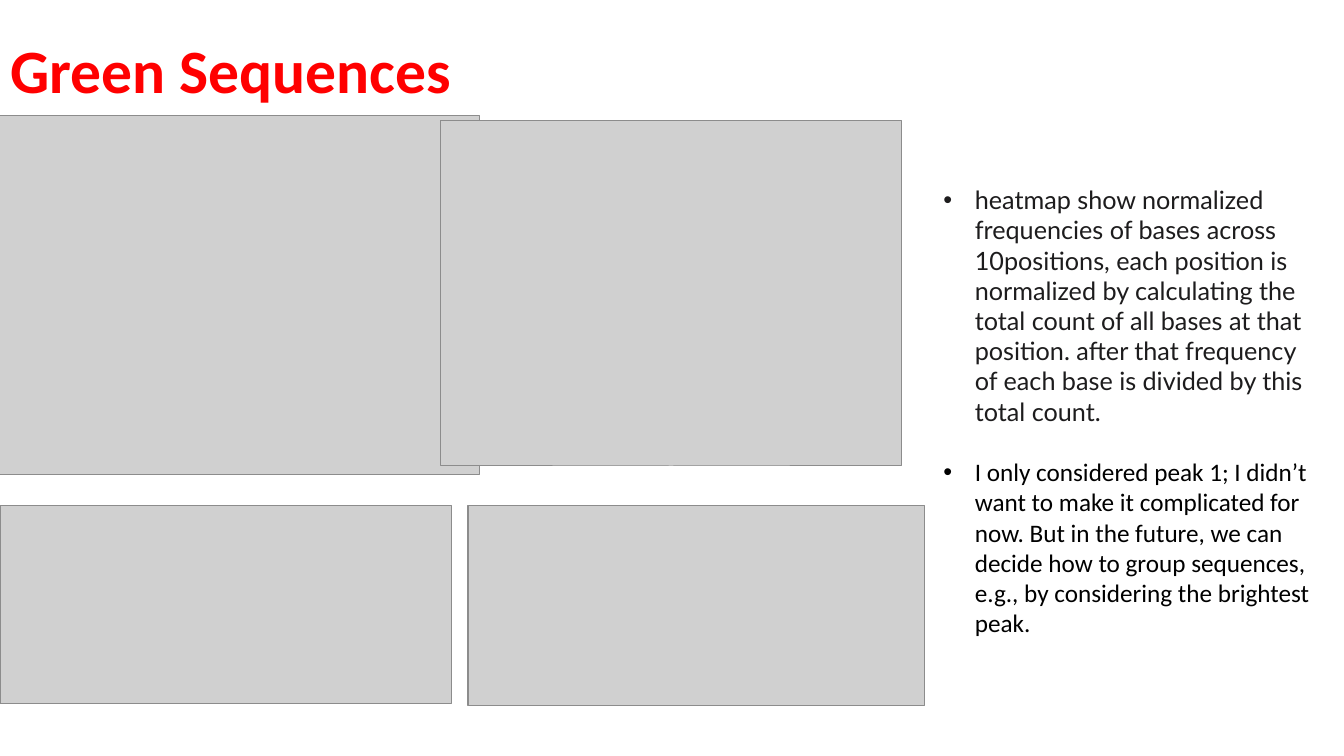
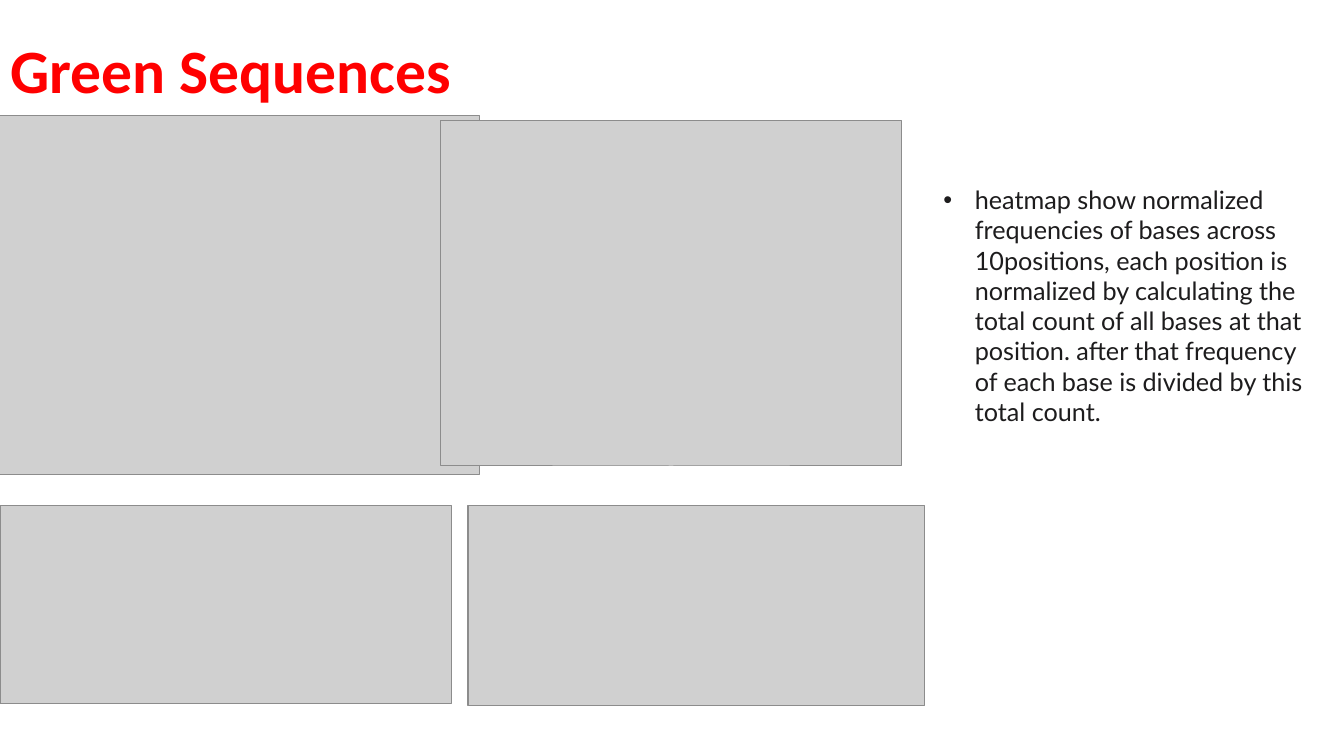
Before and after one commit to Esadeghii/Conditional-VAE, a slide deck: slide 7 of CVAE.pptx (slide 6 before the commit). Drawn at 1344x756 pixels with LibreOffice and Linux fonts; fonts in the diff are those of the drawing; grey boxes stand for pictures. Boxes give left, top, right and bottom in pixels: in the first picture for what was removed or moved away, otherwise in the second. Text is boxed around its words. In the diff, an @@ line names an element or a change of style, - is before the commit and + after.

```diff
--- a/CVAE.pptx
+++ b/CVAE.pptx
@@ text at [975,463,1309,636]: paragraph removed @@
-• I only considered peak 1; I didn’t want to make it complicated for now. But in the future, we can decide how to group sequences, e.g., by considering the brightest peak.
```
Also in this commit, not shown: 4 other slides changed, 1 slide added.
